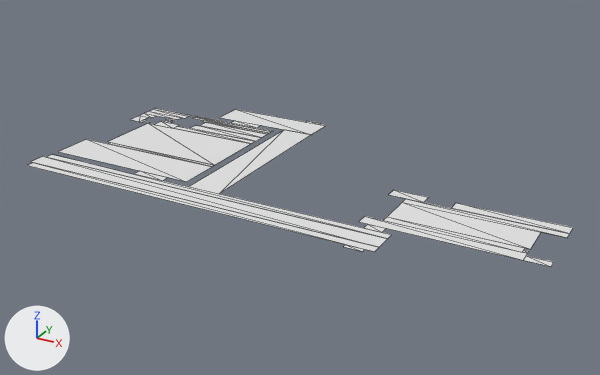
The glTF model rooms/atrium/walk.glb as it was, and as the next commit left it.
One viewpoint serves both versions: a 50 mm lens placed at (24.5, -31.1, 14.6), pointed at (7.7, -0.5, -0.7). Arrows for +X, +Y and +Z are at lower left; the lights stay in place. The first picture is the older version. Mesh edges are drawn as thin lines.

The first picture shows 'walk'.
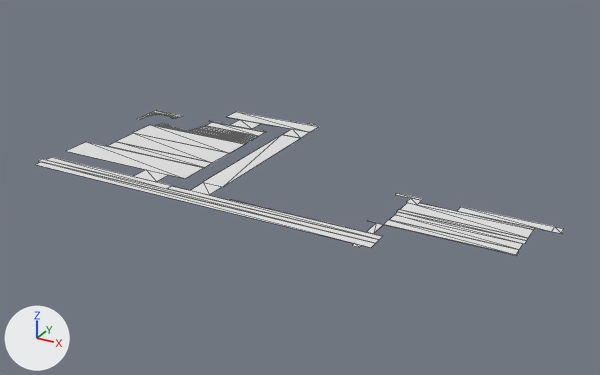
What differs and where, as boxes (x1, y1, x2, y2) in the pictures (600 x 375 px; the box of a moved part takes in the faces that stretch with it):
'walk', reshaped (8% shorter)
    before: (27, 109, 573, 267)
    after: (36, 110, 563, 255)
part 1 of me_walk, moved or reshaped (not visible afterwards)
    before: (189, 110, 325, 194)
part 2 of me_walk, rebuilt (6% narrower, 20% shorter)
    before: (59, 109, 272, 182)
    after: (67, 121, 267, 179)
part 3 of me_walk, rebuilt (21% narrower, 9% shorter)
    before: (359, 199, 573, 267)
    after: (367, 193, 535, 255)
part 4 of me_walk, rebuilt (7% shorter)
    before: (27, 155, 391, 252)
    after: (36, 157, 383, 247)
part 5 of me_walk, rebuilt (25% taller)
    before: (232, 121, 261, 128)
    after: (231, 120, 261, 129)
part 6 of me_walk, rebuilt (18% taller)
    before: (135, 171, 168, 181)
    after: (134, 170, 168, 182)
part 7 of me_walk, deleted
    before: (344, 245, 365, 252)
part 8 of me_walk, deleted
    before: (389, 190, 429, 202)
part 9 of me_walk, deleted
    before: (364, 224, 386, 232)
part 10 of me_walk, added
    after: (138, 110, 563, 247)

The change, as a diff of the scene's bpy script:
```diff
--- a/rooms/atrium/walk.glb.py
+++ b/rooms/atrium/walk.glb.py
@@ me_walk @@
 # used by ob_walk; location = (0.0, 0.0, 0.0)
-me_walk.from_pydata(...)  # 121 vertices, 74 faces; spans x -4.0..19.8, y -6.0..6.0, z 0.0
+me_walk.from_pydata(...)  # 228 vertices, 140 faces; spans x -3.8..19.5, y -5.8..5.8, z 0.0
+# me_walk part 1: the loose piece of 7 vertices spanning x 0.2..5.8, y -4.2..5.8, z 0.0 is scaled about its middle by (0.0347, 0.00835, 1), then moved by (-5.0, 2.1, 0.0)
+# me_walk part 2: the loose piece of 51 vertices spanning x -3.8..3.8, y -3.8..3.8, z 0.0 is rebuilt with 55 vertices and now spans x -3.5..3.5, y -3.5..3.5, z 0.0
+# me_walk part 3: the loose piece of 22 vertices spanning x 12.2..19.8, y -3.8..-0.2, z 0.0 is rebuilt with 31 vertices and now spans x 12.4..18.5, y -3.5..-0.4, z 0.0
+# me_walk part 4: the loose piece of 10 vertices spanning x -4.0..13.8, y -5.8..-4.2, z 0.0 is rebuilt with 16 vertices and now spans x -3.8..13.6, y -5.6..-4.4, z 0.0
+# me_walk part 5: the loose piece of 4 vertices spanning x 1.2..2.8, y 3.8..4.2, z 0.0 is rebuilt with 4 vertices and now spans x 1.4..2.7, y 3.5..4.4, z 0.0
+# me_walk part 6: the loose piece of 4 vertices spanning x 1.2..2.8, y -4.2..-3.8, z 0.0 is rebuilt with 4 vertices and now spans x 1.4..2.7, y -4.4..-3.5, z 0.0
+# me_walk part 7: the loose piece of 4 vertices spanning x 12.6..13.4, y -6.0..-5.8, z 0.0 is deleted
+# me_walk part 8: the loose piece of 4 vertices spanning x 12.2..13.8, y -0.8..-0.2, z 0.0 is deleted
+# me_walk part 9: the loose piece of 4 vertices spanning x 12.6..13.4, y -4.2..-3.8, z 0.0 is deleted
+# me_walk part 10
+# 95 vertices are added at x -3.5..19.5, y -5.8..5.8, z 0.0
+# 5 new vertices lie (0.0, 1.0, 0.0) away from vertices in x 0.4..5.6, y -4.5..4.5, z 0.0
+# 60 new faces join them
+# other edits to the shape of me_walk do not show in these pictures
```
